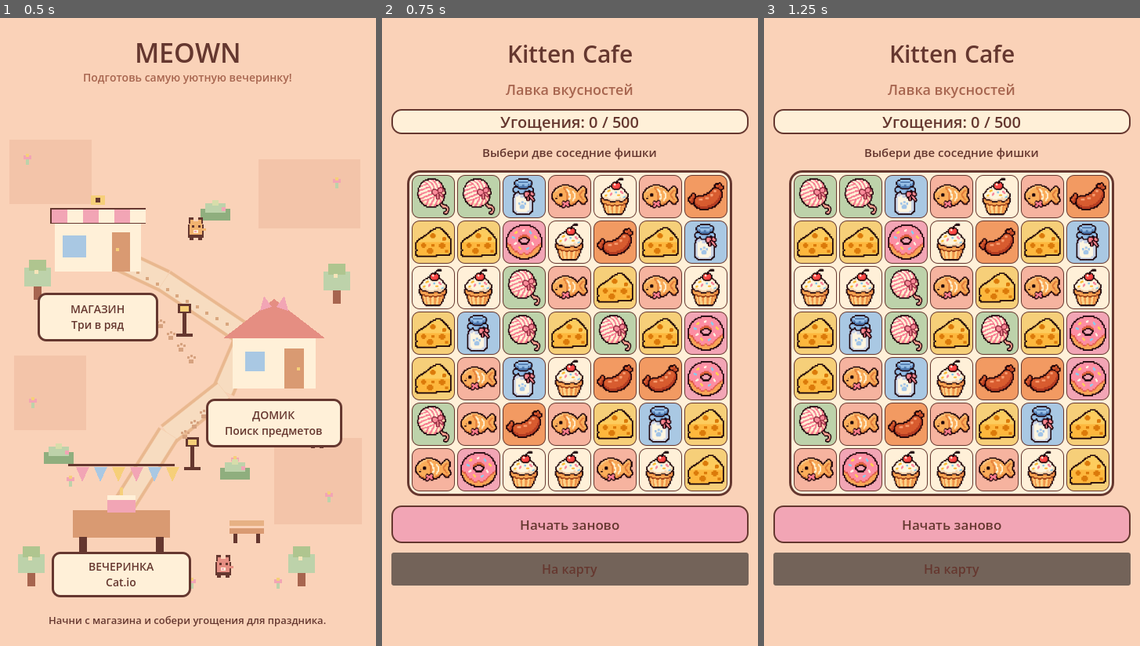
Above: before the commit, frames 1-3 (left to right).
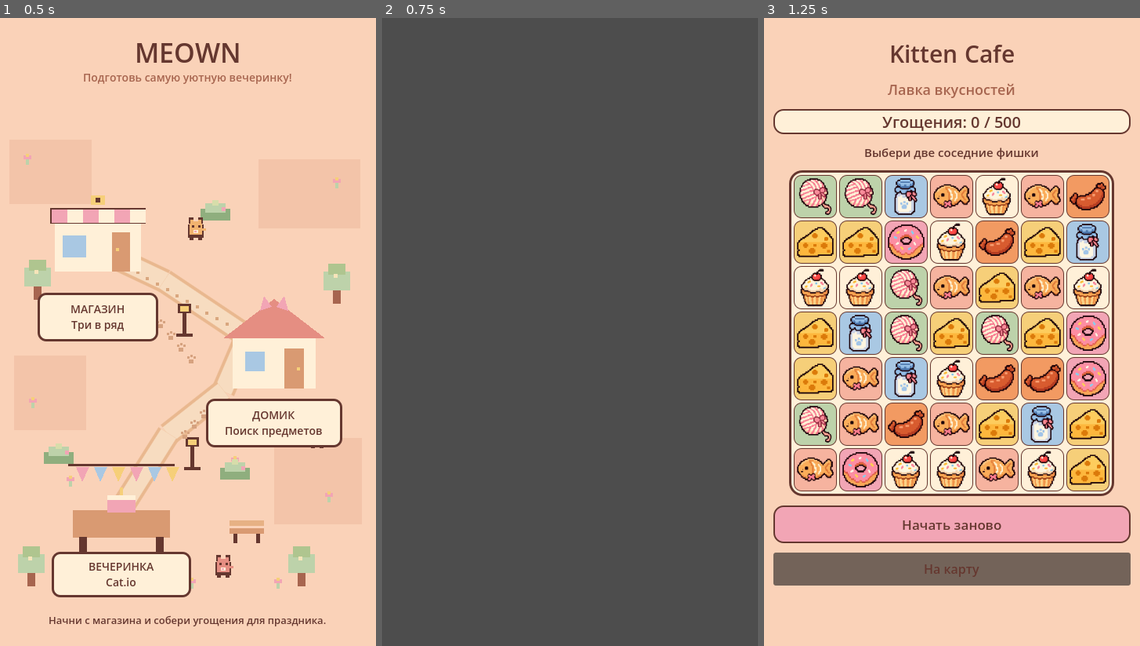
Above: after the commit, the same moments.

Repository: ArinaPig/Meown
Game: Godot game, scene res://scenes/map/WorldMap.tscn
Two runs of this game, one before a commit and one after it. Both use one fixed random seed, a clock stepped at 60 frames per second and the inputs below.
Inputs:
- Up to frame 1 (0.5 s): no input
- Up to frame 2 (0.75 s): click "МАГАЗИН Три в ряд" at 0.5 s
- Up to frame 3 (1.25 s): no input

Frame 1 is identical in both runs. In frame 2, 100% of the frame differs, in the area x 0-100%, y 0-100%; in frame 3, nothing differs.

Commit message:
Add animated map interactions and scene transitions

Diff:
--- a/scenes/map/WorldMap.gd
+++ b/scenes/map/WorldMap.gd
@@ -16,6 +16,9 @@
 var shop_button: Button
 var home_button: Button
 var party_button: Button
+var transition_overlay: ColorRect
+var _transitioning: bool = false
+var _button_tweens: Dictionary = {}
 
 func _ready() -> void:
 	set_anchors_and_offsets_preset(Control.PRESET_FULL_RECT)
@@ -23,6 +26,7 @@
 	map_asset_layer.name = "MapAssetLayer"
 	add_child(map_asset_layer)
 	_build_interface()
+	_create_transition_overlay()
 	queue_redraw()
 
 func _draw() -> void:
@@ -197,14 +201,20 @@
 	add_child(subtitle)
 
 	shop_button = _make_location_button("МАГАЗИН\nТри в ряд", Rect2(48, 350, 154, 62))
+	shop_button.tooltip_text = "Магазин: собирай вкусности в игре «Три в ряд»."
+	_setup_location_button(shop_button)
 	shop_button.pressed.connect(_open_shop)
 	add_child(shop_button)
 
 	home_button = _make_location_button("ДОМИК\nПоиск предметов", Rect2(263, 485, 174, 62))
+	home_button.tooltip_text = "Домик: помоги котику найти предметы для праздника."
+	_setup_location_button(home_button)
 	home_button.pressed.connect(_open_search)
 	add_child(home_button)
 
 	party_button = _make_location_button("ВЕЧЕРИНКА\nCat.io", Rect2(66, 680, 178, 58))
+	party_button.tooltip_text = "Вечеринка: присоединяйся к котикам в Cat.io."
+	_setup_location_button(party_button)
 	party_button.pressed.connect(_open_party)
 	add_child(party_button)
 
@@ -234,6 +244,80 @@
 	button.focus_mode = Control.FOCUS_NONE
 	return button
 
+func _setup_location_button(button: Button) -> void:
+	button.pivot_offset = button.size * 0.5
+	button.mouse_entered.connect(_animate_button.bind(button, Vector2(1.035, 1.035), 0.12))
+	button.mouse_exited.connect(_animate_button.bind(button, Vector2.ONE, 0.12))
+	button.button_down.connect(_animate_button.bind(button, Vector2(0.96, 0.96), 0.07))
+	button.button_up.connect(_on_location_button_released.bind(button))
+
+func _on_location_button_released(button: Button) -> void:
+	var target := Vector2(1.035, 1.035) if button.is_hovered() else Vector2.ONE
+	_animate_button(button, target, 0.10)
+
+func _animate_button(button: Button, target_scale: Vector2, duration: float) -> void:
+	if not is_instance_valid(button):
+		return
+
+	var button_id := button.get_instance_id()
+	if _button_tweens.has(button_id):
+		var previous_tween: Variant = _button_tweens[button_id]
+		if is_instance_valid(previous_tween):
+			previous_tween.kill()
+
+	var tween := create_tween()
+	_button_tweens[button_id] = tween
+	tween.set_trans(Tween.TRANS_BACK)
+	tween.set_ease(Tween.EASE_OUT)
+	tween.tween_property(button, "scale", target_scale, duration)
+
+func _create_transition_overlay() -> void:
+	transition_overlay = ColorRect.new()
+	transition_overlay.name = "TransitionOverlay"
+	transition_overlay.set_anchors_and_offsets_preset(Control.PRESET_FULL_RECT)
+	transition_overlay.color = CAFE_BROWN
+	transition_overlay.modulate.a = 0.0
+	transition_overlay.mouse_filter = Control.MOUSE_FILTER_IGNORE
+	transition_overlay.z_index = 100
+	add_child(transition_overlay)
+
+func _set_location_buttons_disabled(disabled: bool) -> void:
+	shop_button.disabled = disabled
+	home_button.disabled = disabled
+	party_button.disabled = disabled
+
+func _play_location_transition(game_key: String) -> void:
+	if _transitioning:
+		return
+
+	_transitioning = true
+	_set_location_buttons_disabled(true)
+
+	var fade_out := create_tween()
+	fade_out.set_trans(Tween.TRANS_SINE)
+	fade_out.set_ease(Tween.EASE_IN)
+	fade_out.tween_property(transition_overlay, "modulate:a", 1.0, 0.18)
+	await fade_out.finished
+
+	if GameState.start_minigame(game_key):
+		return
+
+	if game_key == "search":
+		status_label.text = "Сцена поиска пока не подключена. Добавим её, когда Алиса будет готова."
+	elif game_key == "catio":
+		status_label.text = "Не удалось открыть Cat.io."
+	else:
+		status_label.text = "Не удалось открыть мини-игру."
+
+	var fade_in := create_tween()
+	fade_in.set_trans(Tween.TRANS_SINE)
+	fade_in.set_ease(Tween.EASE_OUT)
+	fade_in.tween_property(transition_overlay, "modulate:a", 0.0, 0.18)
+	await fade_in.finished
+
+	_transitioning = false
+	_set_location_buttons_disabled(false)
+
 func _button_style(fill: Color, outline: Color) -> StyleBoxFlat:
 	var style := StyleBoxFlat.new()
 	style.bg_color = fill
@@ -258,12 +342,10 @@
 		status_label.text = "Начни с магазина и собери угощения для праздника."
 
 func _open_shop() -> void:
-	GameState.start_minigame("shop")
+	_play_location_transition("shop")
 
 func _open_search() -> void:
-	if not GameState.start_minigame("search"):
-		status_label.text = "Сцена поиска пока не подключена. Добавим её, когда Алиса будет готова."
+	_play_location_transition("search")
 
 func _open_party() -> void:
-	if not GameState.start_minigame("catio"):
-		status_label.text = "Не удалось открыть Cat.io."
+	_play_location_transition("catio")
